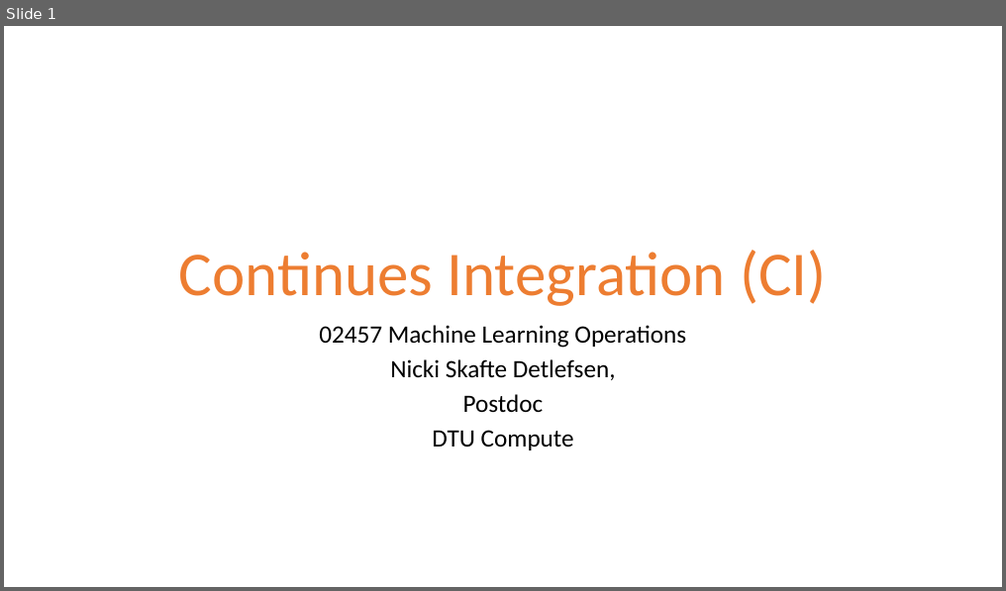
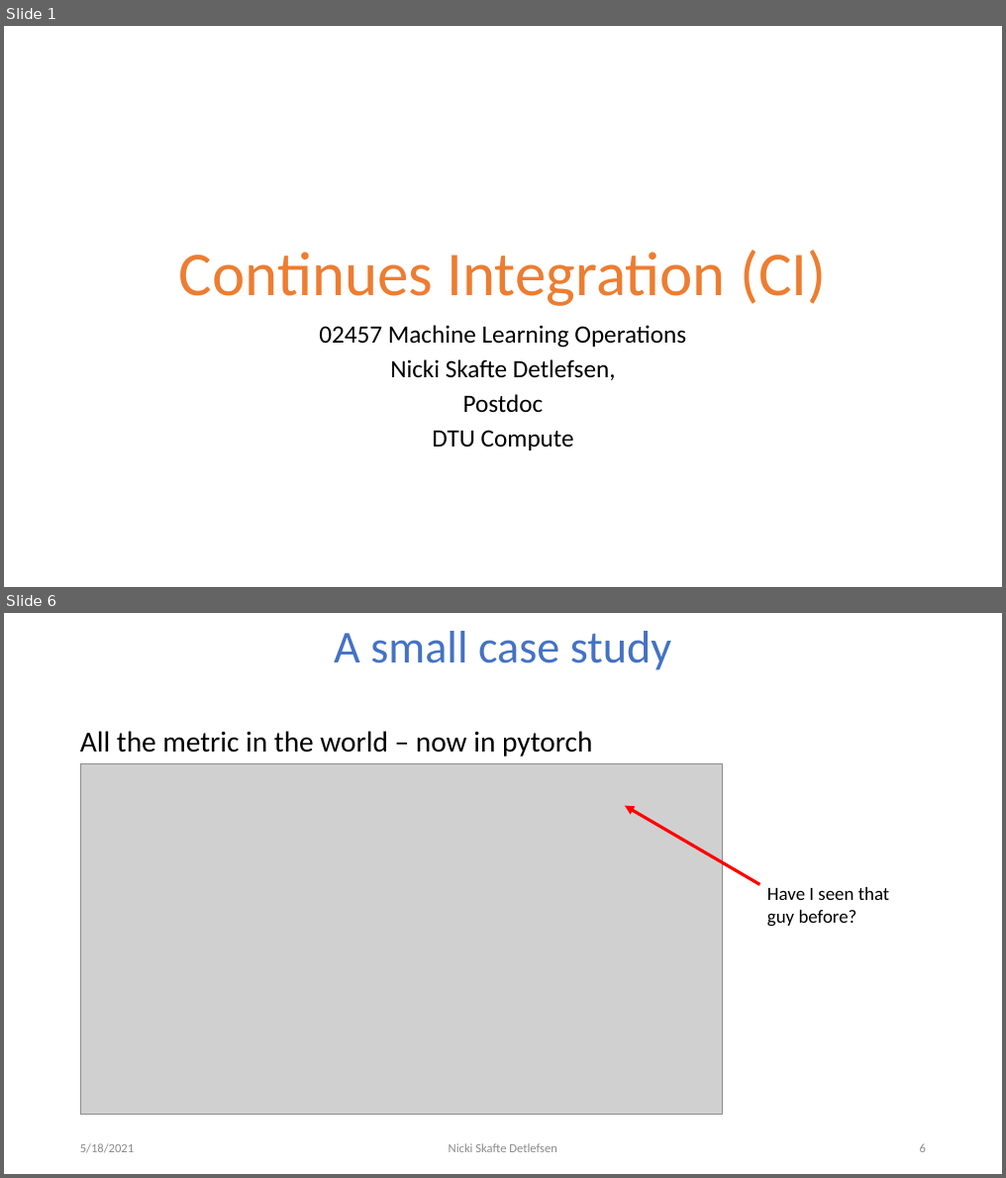
Before and after one commit to DeepEasterbunny/dtu_mlops, a slide deck: 04_continues_integration/ci.pptx. Shown one above the other, each under a label of ours: slide 1 before the commit, slides 1 and 6 after it; the slides between them are not shown. The pictures are 1006x591 and 1006x1178 pixels, drawn with LibreOffice and Linux fonts; fonts in the diff are those of the drawing; grey boxes stand for pictures; background and template pictures are left out. Boxes give left, top, right and bottom in pixels: in the first picture for what was removed or moved away, otherwise in the second. Text is boxed around its words. In the diff, an @@ line names an element or a change of style, - is before the commit and + after.

```diff
--- a/04_continues_integration/ci.pptx
+++ b/04_continues_integration/ci.pptx
@@ slide 6 added at [4,613,1002,1174], background #FFFFFF @@
@@ title added at [334,631,671,670], 44 pt, text #4472C4 @@
+A small case study
@@ text added at [80,731,592,757], 28 pt, text #000000 @@
+All the metric in the world – now in pytorch
@@ picture added at [80,764,722,1115] @@
@@ arrow added from (760, 884) to (625, 806), #FF0000 3 pt @@
@@ text added at [767,887,889,927], 18 pt, text #000000 @@
+Have I seen that guy before?
@@ text added at [80,1144,134,1154], 12 pt, text #8C8C8C @@
+5/18/2021
@@ text added at [449,1144,557,1153], 12 pt, text #8C8C8C @@
+Nicki Skafte Detlefsen
@@ page number added at [920,1144,926,1153], 12 pt, text #8C8C8C @@
+6
```
Also in this commit, not shown: 4 slides changed, 9 other slides added.
